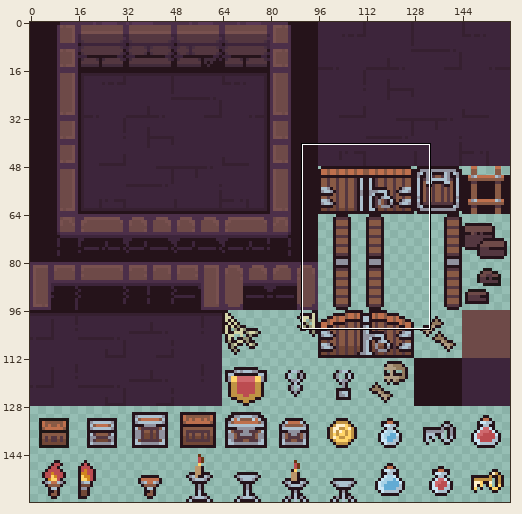
Sprite sheet, stored at Game/Tileset.png. Above: a wide view before the commit, with the close-up outlined.
Close-up. Before:
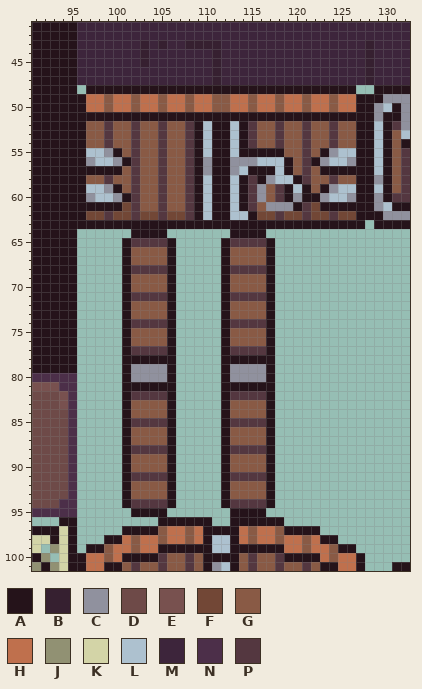
The file is 320x320 pixels, drawn in blocks of 2x2; one block is one cell here. Colours within 5 levels of each other are drawn and written as one. Shown: x 91..132, y 41..101.
Palette (. is transparent): A #25131a  B #362030  C #90919e  D #6e4a48  E #78514f  F #724736  G #895a45  H #bf704d  J #919173  K #d3d4a7  L #adc1cf  M #3d253b  N #4c2f49  P #543740
Pixels before (only the part around the change), first column x 91:
 43 AAAAAMMMMMMMBMBMMBBBBMMMMMMMMMMMMMMMMBMMMM
 44 AAAAAMMMMMMMBMMMMMMMBMMMMMMMMMMMMMMMMBMMMM
 45 AAAAAMMMMMMMBMMMMMMMBMMMMMMMMMMMMMMMMBMMMM
 46 AAAAAMMMMMMMMMMMMMMMBMMMMMMMMMMMMMMMMBMMMM
 47 AAAAAMMMMMMMMMMMMMMMBMMMMMMMMMMMMMMMMBMMMM
 48 AAAAA.AAAAAAAAAAAAAAAAAAAAAAAAAAAAAA..AAAA
 49 AAAAAAHHGHHGHHGHHGHHGGHHGHHGHHGHHGHHAAACCC
 50 AAAAAAHHGHHGHHGHHGHHGGHHGHHGHHGHHGHHAACLAC
 51 AAAAAAAAAAAAAAAAAAAAAAAAAAAAAAAAAAAAAACAAC
 52 AAAAAAGGPGGPGGPGGPALAALAPGGPGGPGGPGGAALAPC
 53 AAAAAAGGPGGPGGPGGPALAALAPGGPGGPGGPGGAALAGL
 54 AAAAAAGGPGGPGGPGGPALAALAPGGPGGPGGPGGAALAGA
 55 AAAAAALLCAGPGGPGGPALAALAAAAAGGPGACLLAALAGP
 56 AAAAAACLLCAPGGPGGPACAACCCLLLAGPACLLCAALAGP
 57 AAAAAAAAAAGPGGPGGPACAACLAAALAGPGAAAAAALAGP
 58 AAAAAAGGPGGPGGPGGPALAALAPACLLAPGGPGGAACAGP
 59 AAAAAALLCAGPGGPGGPALAALAPCGPALAGACLLAALAGP
 60 AAAAAACLLCAPGGPGGPALAALAPCGPACAACLLCAACAPP
 61 AAAAAAAAAAFPGGPGGPALAALAPGCCCAPFAAAAAACLAA
 62 AAAAAAFFPFFPFFPFFPALAALLAFFPFFPFFPFFAAACCC
 63 AAAAAAAAAAAAAAAAAAAAAAAAAAAAAAAAAAAAA.AAAA
 64 AAAAA......AAAA.......AAAA................
 65 AAAAA.....APPPPA.....APPPPA...............
 66 AAAAA.....AGGGGA.....AGGGGA...............
 67 AAAAA.....AGGGGA.....AGGGGA...............
 68 AAAAA.....APPPPA.....APPPPA...............
 69 AAAAA.....AGGGGA.....AGGGGA...............
 70 AAAAA.....AGGGGA.....AGGGGA...............
 71 AAAAA.....APPPPA.....APPPPA...............
 72 AAAAA.....AGGGGA.....AGGGGA...............
 73 AAAAA.....AGGGGA.....AGGGGA...............
 74 AAAAA.....APPPPA.....APPPPA...............
 75 AAAAA.....AGGGGA.....AGGGGA...............
 76 AAAAA.....AGGGGA.....AGGGGA...............
 77 AAAAA.....APPPPA.....APPPPA...............
 78 AAAAA.....AAAAAA.....AAAAAA...............
 79 AAAAA.....ACCCCA.....ACCCCA...............
 80 NNNNN.....ACCCCA.....ACCCCA...............
 81 EEENN.....AAAAAA.....AAAAAA...............
 82 DDDEN.....APPPPA.....APPPPA...............
 83 DDDEN.....AGGGGA.....AGGGGA...............
 84 DDDDN.....AGGGGA.....AGGGGA...............
 85 DDDDN.....APPPPA.....APPPPA...............
 86 DDDDN.....AGGGGA.....AGGGGA...............
 87 DDDDN.....AGGGGA.....AGGGGA...............
 88 DDDDN.....APPPPA.....APPPPA...............
 89 DDDDN.....AGGGGA.....AGGGGA...............
 90 DDDDN.....AGGGGA.....AGGGGA...............
 91 DDDDN.....APPPPA.....APPPPA...............
 92 DDDDN.....AGGGGA.....AGGGGA...............
 93 DDDDN.....AGGGGA.....AGGGGA...............
 94 DDDNN.....APPPPA.....APPPPA...............
 95 NNNNN......AAAA.......AAAA................
 96 ...AA.........AAAAAA..AAAAAA..............
 97 AAAKA.....AAAAGHHGHAAAAHGHHGAAAA..........
 98 KKAKA...AAHGHHGHHGHALLAHGHHGHHGHAA........
 99 K.JKA.AAGHHGHHAAAAAALLAAAAAAHHGHHGAA......
100 AJ.KAAHHGHAAAAPGGPGAAAAGPGGPAAAAHGHHA.....
101 JAJKAAHHAAGPGGPGGPGACLAGPGGPGGPGAAHHA...AA
The result:
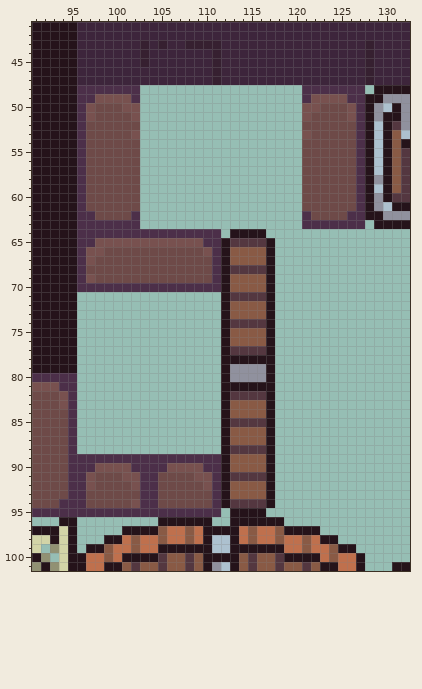
The exact change:
{"y":48,"x":96,"old":".AAAAAAAAAAAAAAAAAAAAAAAAAAAAAA.","new":"NNNNNNN..................NNNNNNN"}
{"y":49,"x":96,"old":"AHHGHHGHHGHHGHHGGHHGHHGHHGHHGHHA","new":"NNEEEEN..................NEEEENN"}
{"y":50,"x":96,"old":"AHHGHHGHHGHHGHHGGHHGHHGHHGHHGHHA","new":"NEDDDEE..................EEDDDEN"}
{"y":51,"x":96,"old":"AAAAAAAAAAAAAAAAAAAAAAAAAAAAAAAA","new":"NEDDDDE..................EDDDDEN"}
{"y":52,"x":96,"old":"AGGPGGPGGPGGPALAALAPGGPGGPGGPGGA","new":"NDDDDDD..................DDDDDDN"}
{"y":53,"x":96,"old":"AGGPGGPGGPGGPALAALAPGGPGGPGGPGGA","new":"NDDDDDE..................EDDDDDN"}
{"y":54,"x":96,"old":"AGGPGGPGGPGGPALAALAPGGPGGPGGPGGA","new":"NDDDDDD..................DDDDDDN"}
{"y":55,"x":96,"old":"ALLCAGPGGPGGPALAALAAAAAGGPGACLLA","new":"NDDDDDD..................DDDDDDN"}
{"y":56,"x":96,"old":"ACLLCAPGGPGGPACAACCCLLLAGPACLLCA","new":"NDDDDDD..................DDDDDDN"}
{"y":57,"x":96,"old":"AAAAAGPGGPGGPACAACLAAALAGPGAAAAA","new":"NDDDDDD..................DDDDDDN"}
{"y":58,"x":96,"old":"AGGPGGPGGPGGPALAALAPACLLAPGGPGGA","new":"NDDDDDD..................DDDDDDN"}
{"y":59,"x":96,"old":"ALLCAGPGGPGGPALAALAPCGPALAGACLLA","new":"NDDDDDD..................DDDDDDN"}
{"y":60,"x":96,"old":"ACLLCAPGGPGGPALAALAPCGPACAACLLCA","new":"NDDDDDD..................DDDDDDN"}
{"y":61,"x":96,"old":"AAAAAFPGGPGGPALAALAPGCCCAPFAAAAA","new":"NDDDDDD..................DDDDDDN"}
{"y":62,"x":96,"old":"AFFPFFPFFPFFPALAALLAFFPFFPFFPFFA","new":"NNDDDDN..................NDDDDNN"}
{"y":63,"x":96,"old":"AAAAAAAAAAAAAAAAAAAAAAAAAAAAAAAA","new":"NNNNNNN..................NNNNNNN"}
{"y":64,"x":96,"old":"......AAAA......","new":"NNNNNNNNNNNNNNNN"}
{"y":65,"x":96,"old":".....APPPPA.....","new":"NNEEEEEEEEEEEENN"}
{"y":66,"x":96,"old":".....AGGGGA.....","new":"NEEDDDDDDDDDDDEN"}
{"y":67,"x":96,"old":".....AGGGGA.....","new":"NEDDDDDDDDDDDDDN"}
{"y":68,"x":96,"old":".....APPPPA.....","new":"NDDDDDDDDDDDDDDN"}
{"y":69,"x":96,"old":".....AGGGGA.....","new":"NEDDDDDDDDDDDDDN"}
{"y":70,"x":96,"old":".....AGGGGA.....","new":"NNNNNNNNNNNNNNNN"}
{"y":71,"x":101,"old":"APPPPA","new":"......"}
{"y":72,"x":101,"old":"AGGGGA","new":"......"}
{"y":73,"x":101,"old":"AGGGGA","new":"......"}
{"y":74,"x":101,"old":"APPPPA","new":"......"}
{"y":75,"x":101,"old":"AGGGGA","new":"......"}
{"y":76,"x":101,"old":"AGGGGA","new":"......"}
{"y":77,"x":101,"old":"APPPPA","new":"......"}
{"y":78,"x":101,"old":"AAAAAA","new":"......"}
{"y":79,"x":101,"old":"ACCCCA","new":"......"}
{"y":80,"x":101,"old":"ACCCCA","new":"......"}
{"y":81,"x":101,"old":"AAAAAA","new":"......"}
{"y":82,"x":101,"old":"APPPPA","new":"......"}
{"y":83,"x":101,"old":"AGGGGA","new":"......"}
{"y":84,"x":101,"old":"AGGGGA","new":"......"}
{"y":85,"x":101,"old":"APPPPA","new":"......"}
{"y":86,"x":101,"old":"AGGGGA","new":"......"}
{"y":87,"x":101,"old":"AGGGGA","new":"......"}
{"y":88,"x":101,"old":"APPPPA","new":"......"}
{"y":89,"x":96,"old":".....AGGGGA.....","new":"NNNNNNNNNNNNNNNN"}
{"y":90,"x":96,"old":".....AGGGGA.....","new":"NNEEEENNNNEEEENN"}
{"y":91,"x":96,"old":".....APPPPA.....","new":"NEDDDEENNDDDDEEN"}
{"y":92,"x":96,"old":".....AGGGGA.....","new":"NEDDDDENNDDDDDEN"}
{"y":93,"x":96,"old":".....AGGGGA.....","new":"NDDDDDDNNDDDDDDN"}
{"y":94,"x":96,"old":".....APPPPA.....","new":"NDDDDDENNDDDDDDN"}
{"y":95,"x":96,"old":"......AAAA......","new":"NNNNNNNNNNNNNNNN"}
{"label":"changed","picture_box":[77,85,365,517]}
